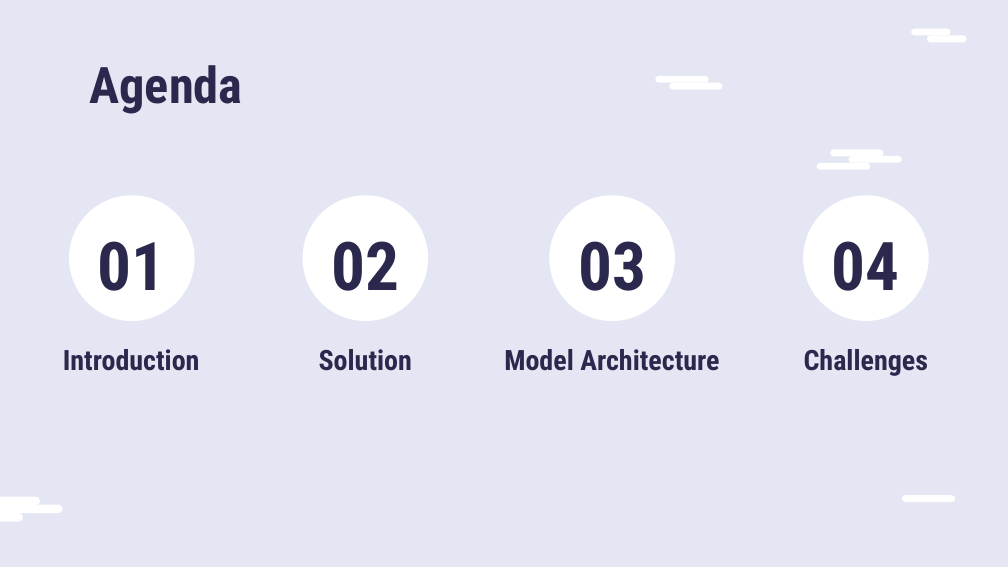
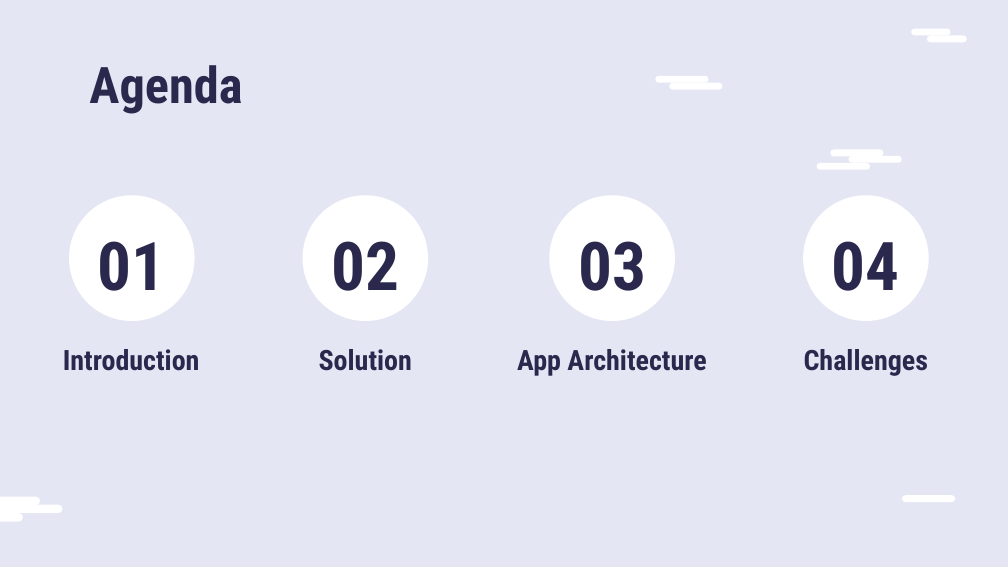
Before and after one commit to Roman-G-579/GPTalk, a slide deck: slide 2 of Capstone Project Phase A 24-1-D-11.pptx. Drawn at 1008x567 pixels with LibreOffice and Linux fonts; fonts in the diff are those of the drawing. Boxes give left, top, right and bottom in pixels: in the first picture for what was removed or moved away, otherwise in the second. Text is boxed around its words. In the diff, an @@ line names an element or a change of style, - is before the commit and + after.

Commit message:
update pptx

```diff
--- a/Capstone Project Phase A 24-1-D-11.pptx
+++ b/Capstone Project Phase A 24-1-D-11.pptx
@@ subtitle at [517, 349, 706, 376]: text changed @@
-Model Architecture
+App Architecture
```
